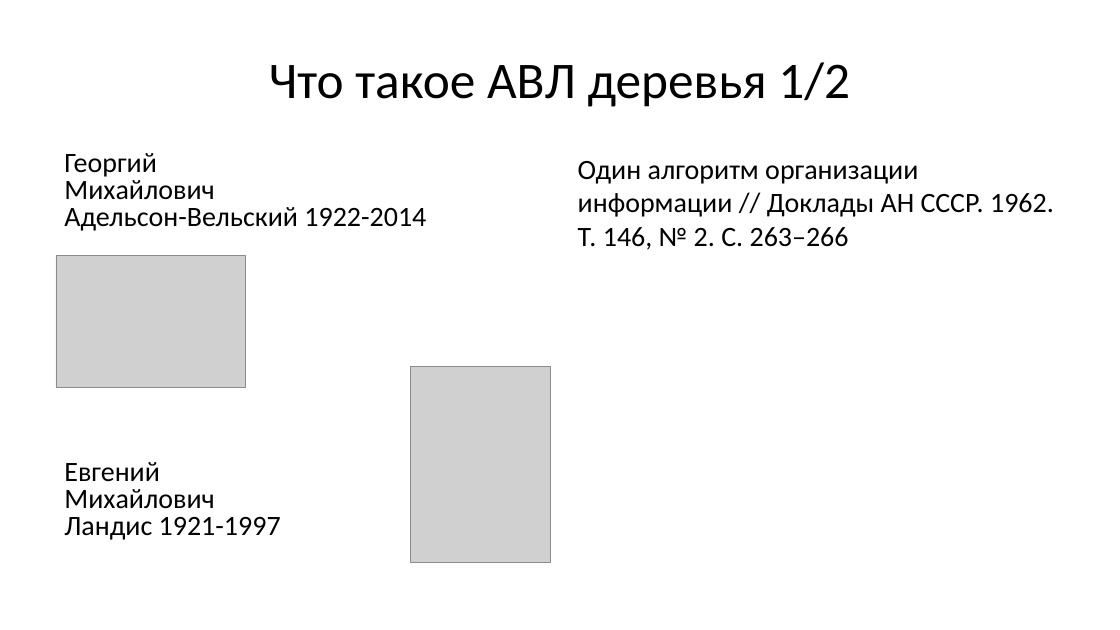
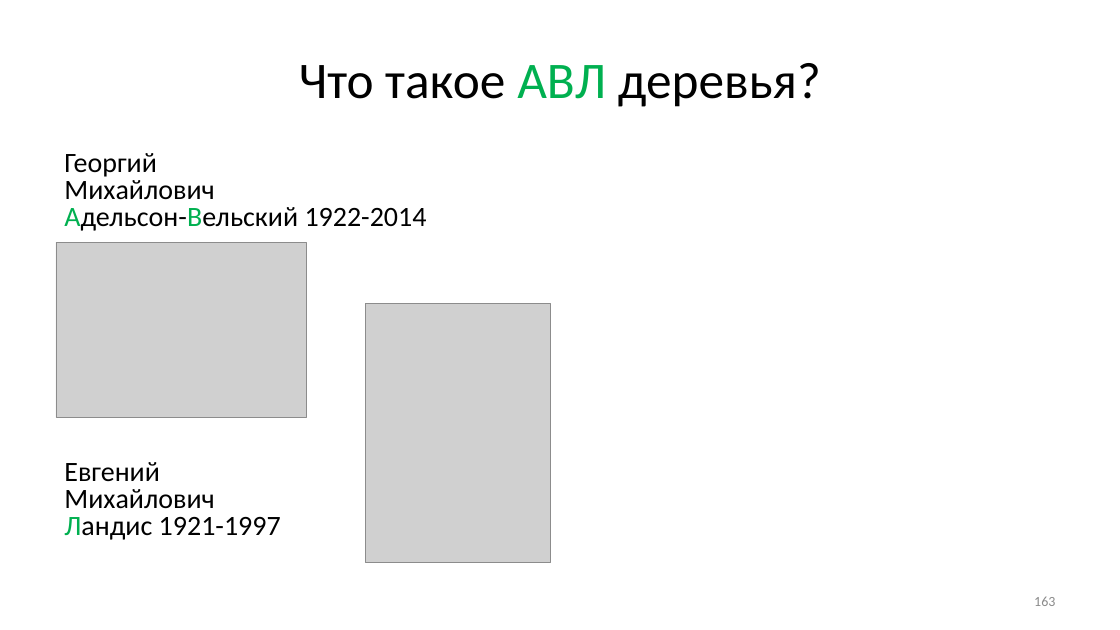
Before and after one commit to Evgueni-Petrov-aka-espetrov/Algorithms-and-Programming-in-C-pptx, a slide deck: slide 163 of 11 Деревья.pptx (slide 20 before the commit). Drawn at 1120x630 pixels with LibreOffice and Linux fonts; fonts in the diff are those of the drawing; grey boxes stand for pictures. Boxes give left, top, right and bottom in pixels: in the first picture for what was removed or moved away, otherwise in the second. Text is boxed around its words. In the diff, an @@ line names an element or a change of style, - is before the commit and + after.

```diff
--- a/11 Деревья.pptx
+++ b/11 Деревья.pptx
@@ title at <box>299,63,821,107</box>: text changed @@
-Что такое АВЛ деревья 1/2
+Что такое АВЛ деревья?
@@ text "Георгий Михайлович Адельсон-Вельский 1922-2014" at <box>64,153,427,540</box>: text colour #000000 to #00B050 in "Адельсон-Вельский", "Ландис" @@
@@ rectangle added at <box>570,143,1070,586</box>, fill #FFFFFF @@
@@ text removed at <box>578,161,1054,250</box> @@
-Один алгоритм организации информации // Доклады АН СССР. 1962. Т. 146, № 2. C. 263–266
@@ picture: place and size @@
-picture at <box>56,255,245,387</box>
+picture at <box>56,242,307,417</box>
@@ picture: place and size @@
-picture at <box>411,367,551,563</box>
+picture at <box>365,303,551,563</box>
@@ page number added at <box>1034,597,1055,606</box>, 12 pt, text #8C8C8C @@
+163
```
Also in this commit, not shown: 34 other slides changed, 201 slides added, 1 slide removed.
